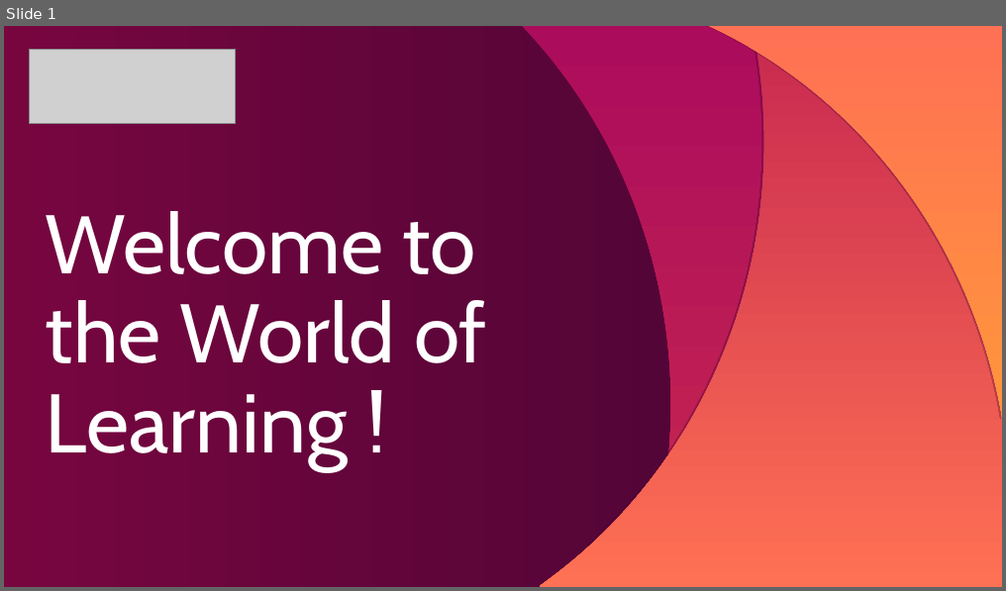
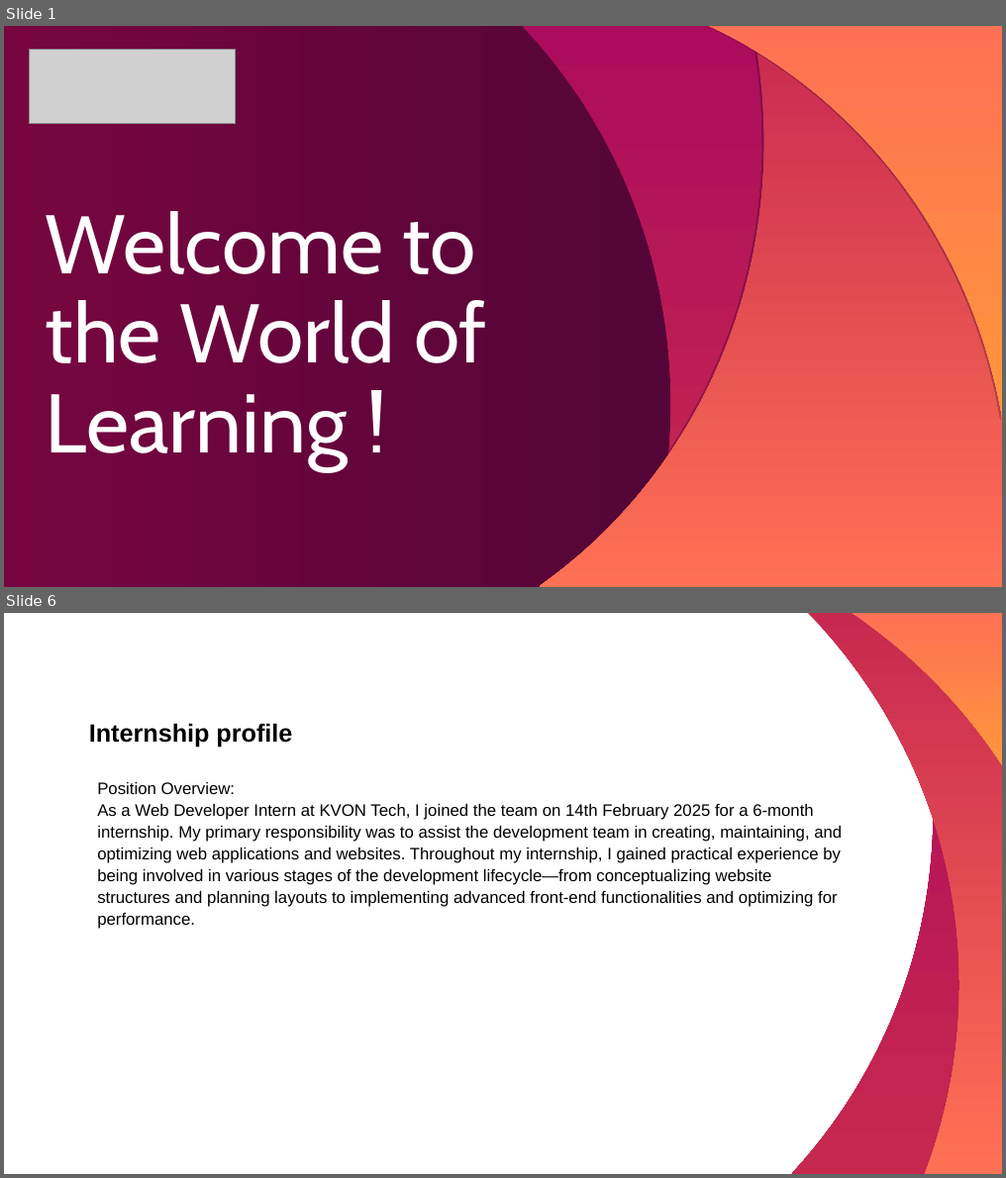
Before and after one commit to lightning-mcqueen01/HTML-basic, a slide deck: week 5/js/Template_internship_Viva2024(1).ppt. Shown one above the other, each under a label of ours: slide 1 before the commit, slides 1 and 6 after it; the slides between them are not shown. The pictures are 1006x591 and 1006x1178 pixels, drawn with LibreOffice and Linux fonts; fonts in the diff are those of the drawing; grey boxes stand for pictures. Boxes give left, top, right and bottom in pixels: in the first picture for what was removed or moved away, otherwise in the second. Text is boxed around its words. In the diff, an @@ line names an element or a change of style, - is before the commit and + after.

```diff
--- a/week 5/js/Template_internship_Viva2024(1).ppt
+++ b/week 5/js/Template_internship_Viva2024(1).ppt
@@ slide 6 added at <box>4,613,1002,1174</box>, background #FFFFFF @@
@@ freeform shape added at <box>791,613,1002,1174</box>, fill gradient #AC0C5C to #C7284F @@
@@ freeform shape added at <box>808,613,1002,1174</box>, fill gradient #C7284F to #FF7154 @@
@@ freeform shape added at <box>851,613,1002,764</box>, fill gradient #FF7154 to #FF963C @@
@@ title added at <box>89,723,292,748</box>, 18 pt, text #000000, bold @@
+Internship profile
@@ text added at <box>97,782,842,929</box>, 12 pt, text #000000 @@
+Position Overview:
+As a Web Developer Intern at KVON Tech, I joined the team on 14th February 2025 for a 6-month internship. My primary responsibility was to assist the development team in creating, maintaining, and optimizing web applications and websites. Throughout my internship, I gained practical experience by being involved in various stages of the development lifecycle—from conceptualizing website structures and planning layouts to implementing advanced front-end functionalities and optimizing for performance.
```
Also in this commit, not shown: 1 slide changed, 13 other slides added, 7 slides removed, 31 other files.
